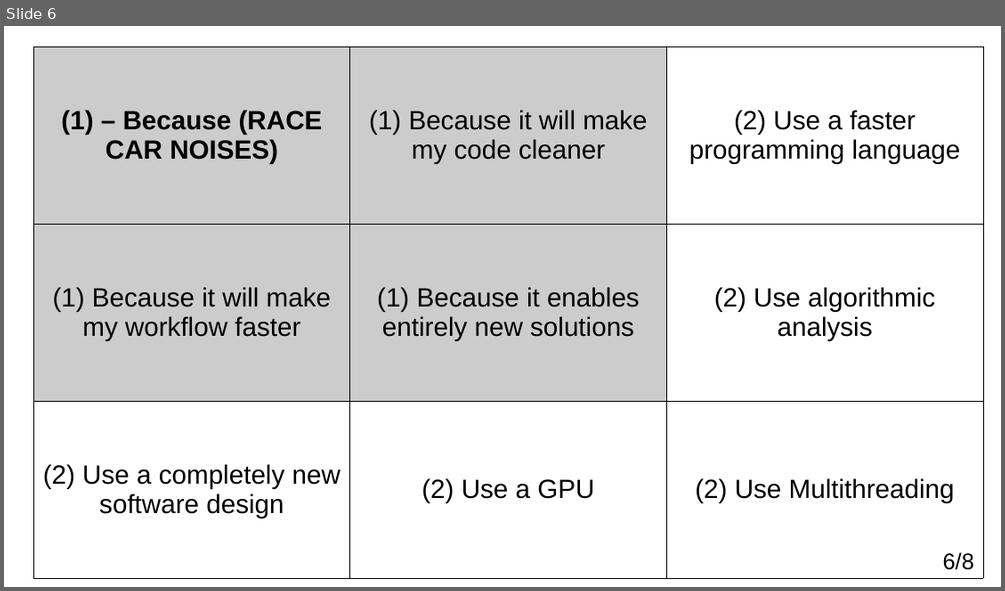
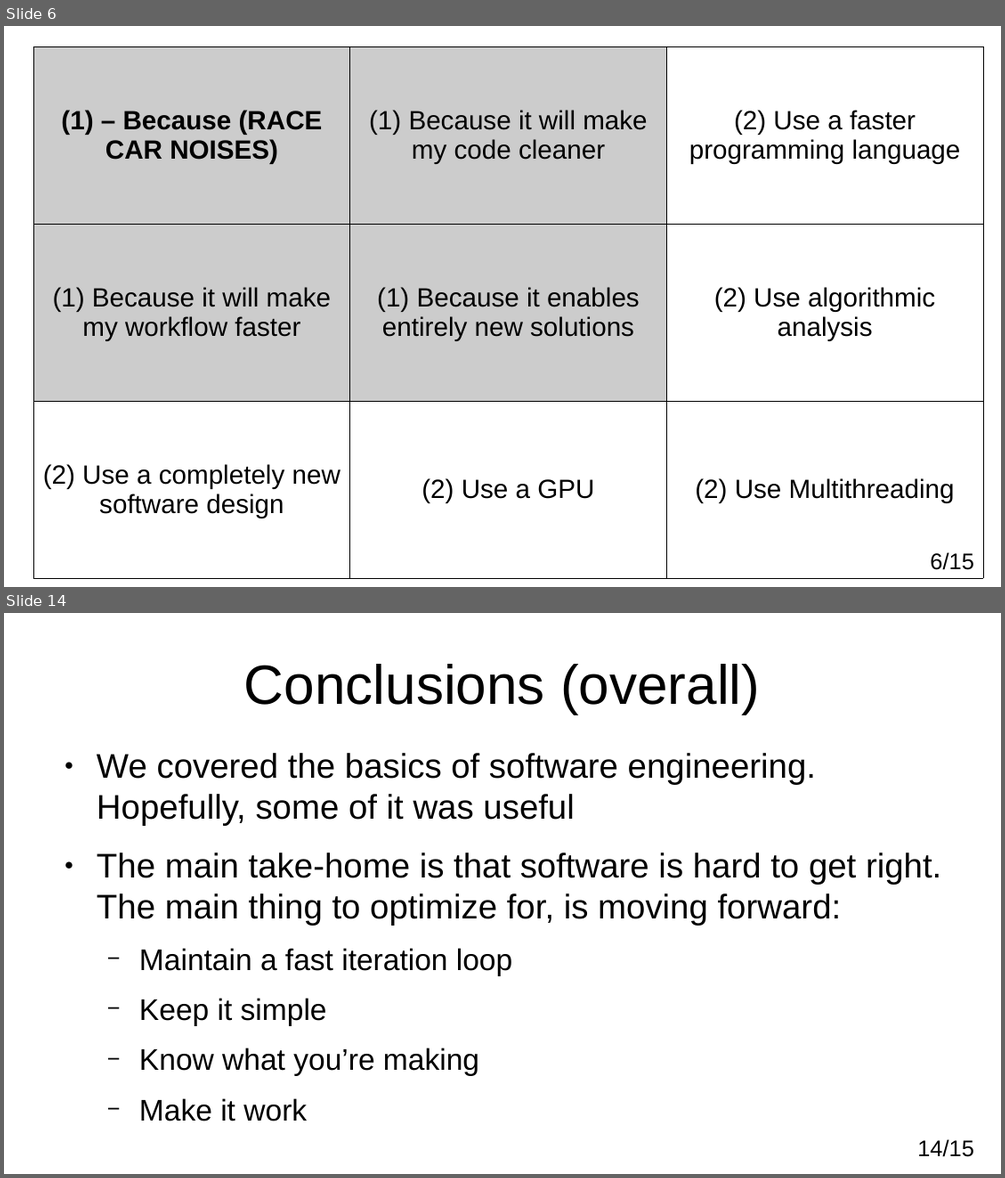
Before and after one commit to adamkewley/rse-meetups, a slide deck: 6_Performance/PresentationSlides.odp. Shown one above the other, each under a label of ours: slide 6 before the commit, slides 6 and 14 after it; the slides between them are not shown. The pictures are 1005x591 and 1005x1178 pixels, drawn with LibreOffice and Linux fonts; fonts in the diff are those of the drawing. Boxes give left, top, right and bottom in pixels: in the first picture for what was removed or moved away, otherwise in the second. Text is boxed around its words. In the diff, an @@ line names an element or a change of style, - is before the commit and + after.

```diff
--- a/6_Performance/PresentationSlides.odp
+++ b/6_Performance/PresentationSlides.odp
@@ slide 14 added at (x1=4, y1=613, x2=1001, y2=1174), background #FFFFFF @@
@@ title added at (x1=244, y1=664, x2=760, y2=714), 44 pt, text #000000 @@
+Conclusions (overall)
@@ text added at (x1=97, y1=753, x2=941, y2=1075), 27.2 pt, text #000000 @@
+● We covered the basics of software engineering. Hopefully, some of it was useful
+● The main take-home is that software is hard to get right. The main thing to optimize for, is moving forward:
+  − Maintain a fast iteration loop
+  − Keep it simple
+  − Know what you’re making
+  − Make it work
@@ page number added at (x1=917, y1=1139, x2=974, y2=1157), 18 pt, text #000000 @@
+14/15
@@ page number at (x1=930, y1=552, x2=973, y2=570): text changed @@
-6/8
+6/15
```
Also in this commit, not shown: 1 slide changed, 7 other slides added, 1 slide removed, 4 other files.
